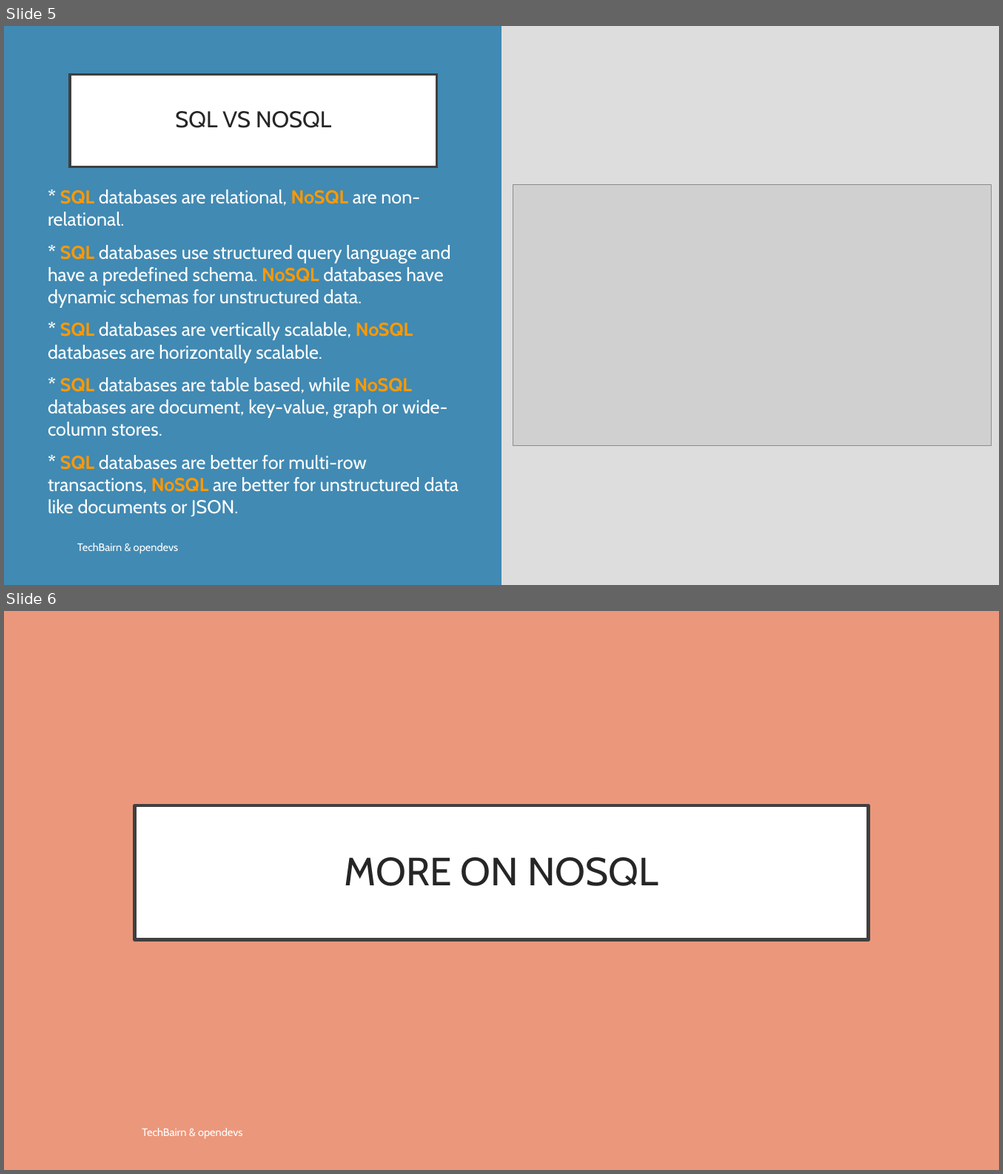
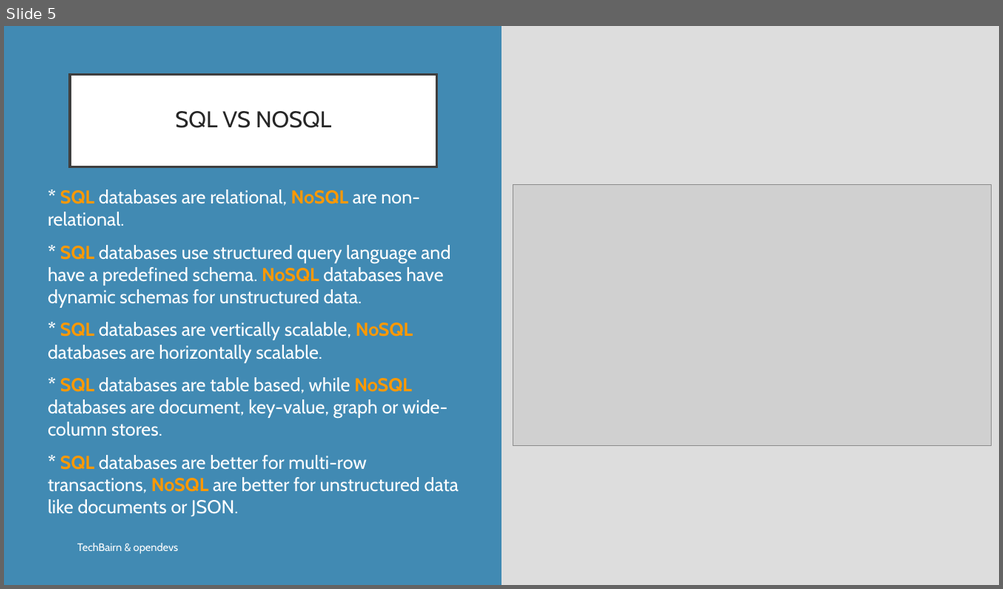
Before and after one commit to opendevs-org/webmonk-2, a slide deck: Course Day 10/Webmonk Course (day - 10).pptx. Shown one above the other, each under a label of ours: slides 5 and 6 before the commit, slide 5 after it. The pictures are 1003x1174 and 1003x589 pixels, drawn with LibreOffice and Linux fonts; fonts in the diff are those of the drawing; grey boxes stand for pictures. Boxes give left, top, right and bottom in pixels: in the first picture for what was removed or moved away, otherwise in the second. Text is boxed around its words. In the diff, an @@ line names an element or a change of style, - is before the commit and + after.

```diff
--- a/Course Day 10/Webmonk Course (day - 10).pptx
+++ b/Course Day 10/Webmonk Course (day - 10).pptx
@@ slide 6 removed at (4,611,999,1170), background #EB977C @@
@@ title removed at (134,806,868,940) @@
-MORE ON NOSQL
@@ text removed at (142,1128,242,1139) @@
-TechBairn & opendevs
```
Also in this commit, not shown: 1 other slide removed.
